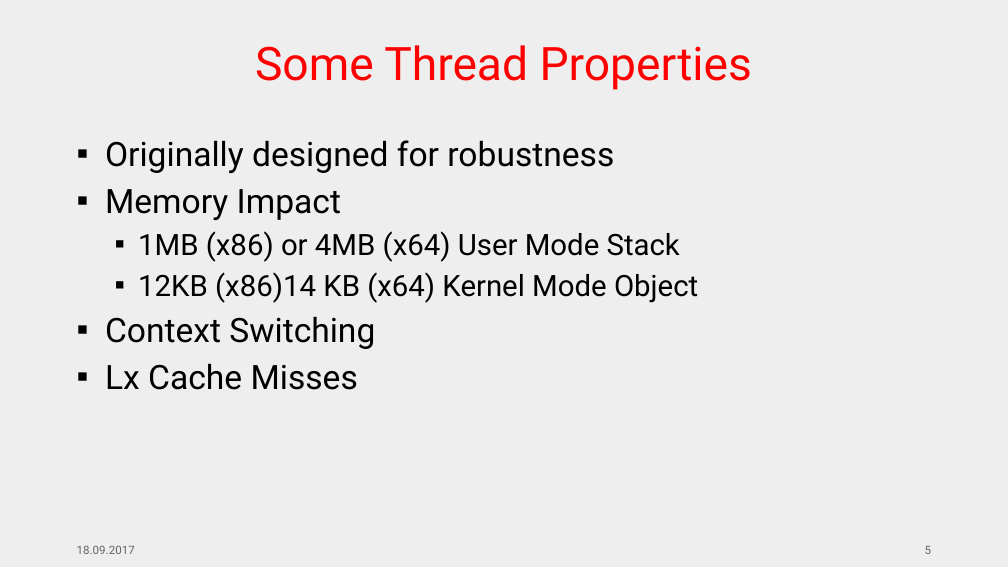
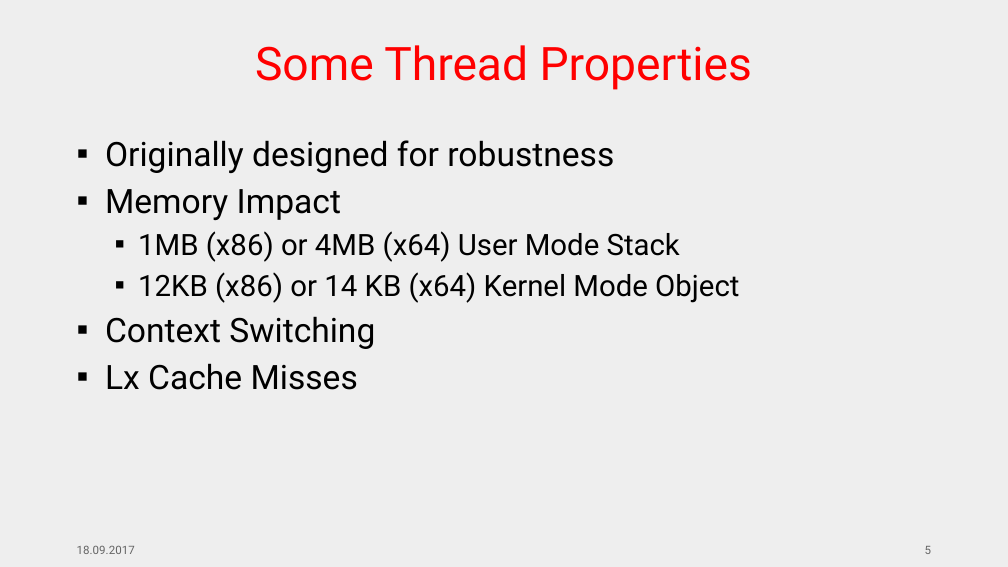
Before and after one commit to feO2x/AdcCore2017.MultithreadingAndAsync, a slide deck: slide 5 of ADC Core 2017 - Multithreading and Async Operations in ASP.NET Core.pptx. Drawn at 1008x567 pixels with LibreOffice and Linux fonts; fonts in the diff are those of the drawing; background and template pictures are left out. Boxes give left, top, right and bottom in pixels: in the first picture for what was removed or moved away, otherwise in the second. Text is boxed around its words. In the diff, an @@ line names an element or a change of style, - is before the commit and + after.

Commit message:
fixed typo

```diff
--- a/ADC Core 2017 - Multithreading and Async Operations in ASP.NET Core.pptx
+++ b/ADC Core 2017 - Multithreading and Async Operations in ASP.NET Core.pptx
@@ text at (138,272,739,303): text changed @@
-  ▪ 12KB (x86)14 KB (x64) Kernel Mode Object
+  ▪ 12KB (x86) or 14 KB (x64) Kernel Mode Object
```
